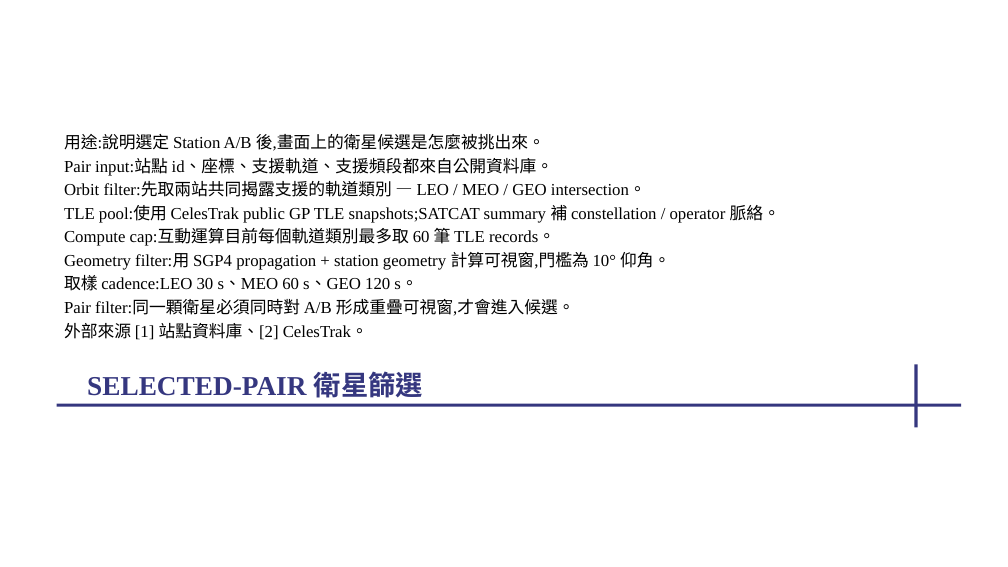
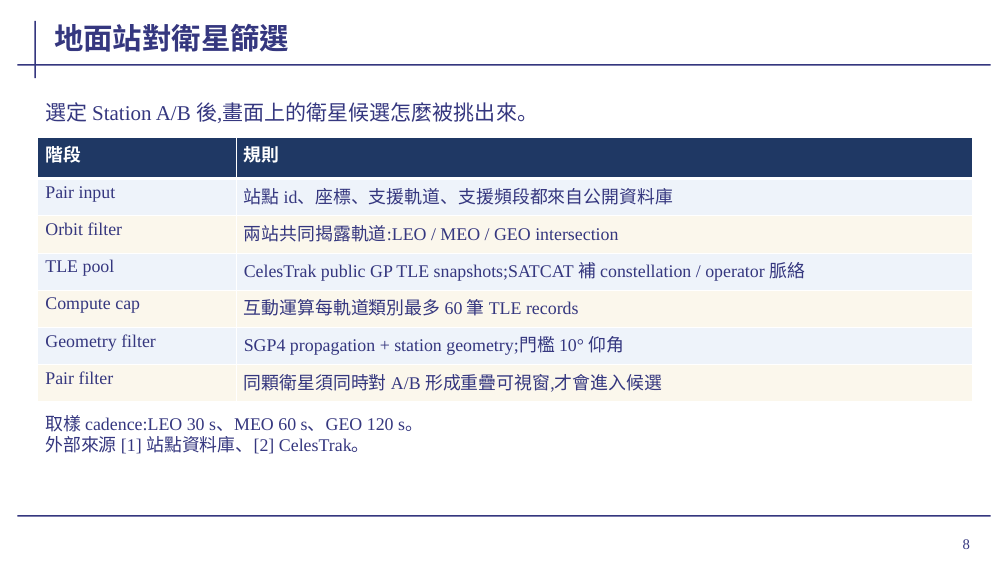
Before and after one commit to cedarwud/scenario-globe-viewer, a slide deck: slide 8 of docs/presentation/wave2-progress-2026-05-19.pptx. Drawn at 1008x567 pixels with LibreOffice and Linux fonts; fonts in the diff are those of the drawing; background and template pictures are left out. Boxes give left, top, right and bottom in pixels: in the first picture for what was removed or moved away, otherwise in the second. Text is boxed around its words. In the diff, an @@ line names an element or a change of style, - is before the commit and + after.

```diff
--- a/docs/presentation/wave2-progress-2026-05-19.pptx
+++ b/docs/presentation/wave2-progress-2026-05-19.pptx
@@ line added from (36, 21) to (36, 78), #35377F 1.5 pt @@
@@ title "地面站對衛星篩選" at (x1=54, y1=24, x2=289, y2=52): vertical alignment top to bottom @@
@@ title at (x1=54, y1=24, x2=289, y2=52): text changed; size 26 to 28 pt @@
-SELECTED-PAIR 衛星篩選
+地面站對衛星篩選
@@ line added from (17, 65) to (991, 65), #35377F 1.5 pt @@
@@ text added at (x1=45, y1=102, x2=538, y2=123), 20 pt, text #35377F @@
+選定 Station A/B 後,畫面上的衛星候選怎麼被挑出來。
@@ table added at (x1=38, y1=138, x2=972, y2=402), 7 rows, 2 columns @@
+階段 | 規則
+Pair input | 站點 id、座標、支援軌道、支援頻段都來自公開資料庫
+Orbit filter | 兩站共同揭露軌道:LEO / MEO / GEO intersection
+TLE pool | CelesTrak public GP TLE snapshots;SATCAT 補 constellation / operator 脈絡
+Compute cap | 互動運算每軌道類別最多 60 筆 TLE records
+Geometry filter | SGP4 propagation + station geometry;門檻 10° 仰角
+Pair filter | 同顆衛星須同時對 A/B 形成重疊可視窗,才會進入候選
@@ text removed at (x1=64, y1=134, x2=780, y2=340) @@
-用途:說明選定 Station A/B 後,畫面上的衛星候選是怎麼被挑出來。
-Pair input:站點 id、座標、支援軌道、支援頻段都來自公開資料庫。
-Orbit filter:先取兩站共同揭露支援的軌道類別 — LEO / MEO / GEO intersection。
-TLE pool:使用 CelesTrak public GP TLE snapshots;SATCAT summary 補 constellation / operator 脈絡。
-Compute cap:互動運算目前每個軌道類別最多取 60 筆 TLE records。
-Geometry filter:用 SGP4 propagation + station geometry 計算可視窗,門檻為 10° 仰角。
-取樣 cadence:LEO 30 s、MEO 60 s、GEO 120 s。
-Pair filter:同一顆衛星必須同時對 A/B 形成重疊可視窗,才會進入候選。
-外部來源 [1] 站點資料庫、[2] CelesTrak。
@@ line removed from (917, 364) to (917, 427) @@
@@ text added at (x1=45, y1=415, x2=423, y2=454), 17 pt, text #35377F @@
+取樣 cadence:LEO 30 s、MEO 60 s、GEO 120 s。
+外部來源 [1] 站點資料庫、[2] CelesTrak。
@@ line removed from (57, 405) to (962, 405) @@
@@ line added from (17, 516) to (991, 516), #35377F 1.5 pt @@
@@ page number added at (x1=963, y1=539, x2=970, y2=549), 14 pt, text #35377F @@
+8
```
Also in this commit, not shown: 21 other slides changed, 1 slide added, 1 slide removed, 2 other files.
